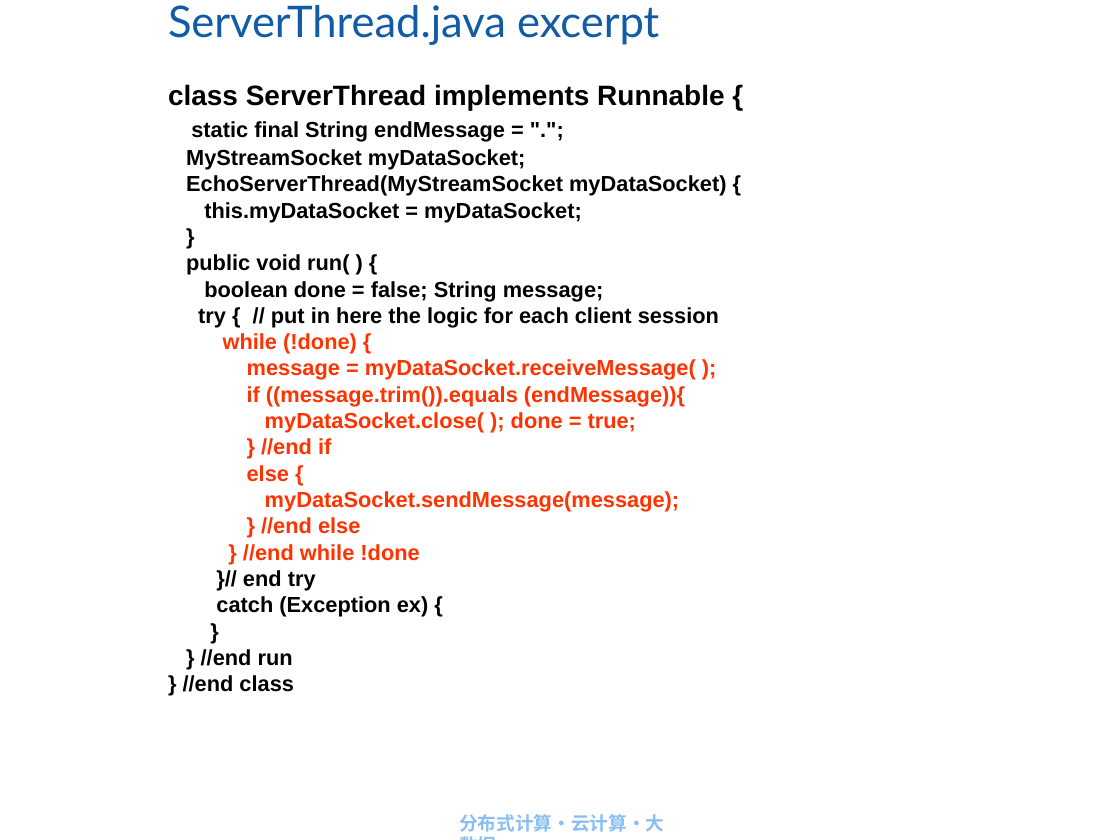
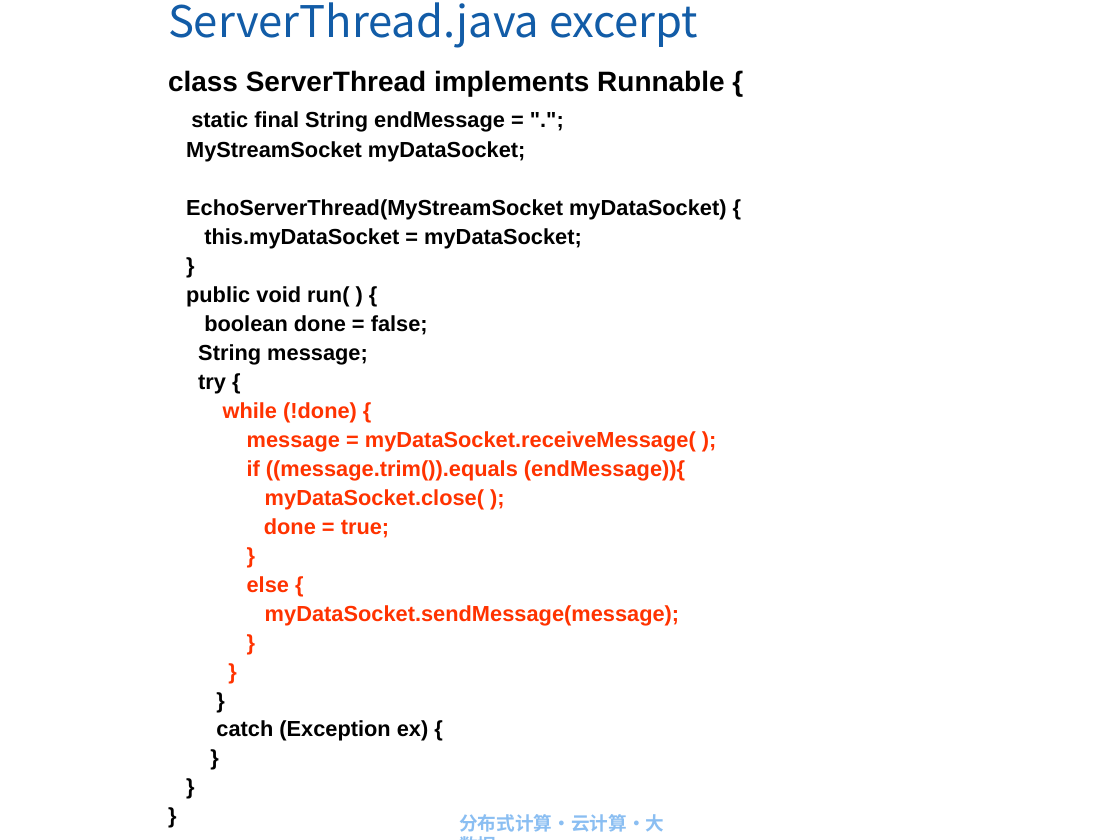
Before and after one commit to IACJ/java-DistributedComputing, a slide deck: slide 44 of ppt/第3章 Socket编程与客户服务器应用开发.ppt. Drawn at 1120x840 pixels with LibreOffice and Linux fonts; fonts in the diff are those of the drawing; background and template pictures are left out. Boxes give left, top, right and bottom in pixels: in the first picture for what was removed or moved away, otherwise in the second. Text is boxed around its words. In the diff, an @@ line names an element or a change of style, - is before the commit and + after.

```diff
--- a/ppt/第3章 Socket编程与客户服务器应用开发.ppt
+++ b/ppt/第3章 Socket编程与客户服务器应用开发.ppt
@@ title "ServerThread.java excerpt" at (x1=168, y1=2, x2=698, y2=48): font Lato to Noto Sans CJK SC @@
@@ text at (x1=168, y1=70, x2=727, y2=741): line spacing 0.8 to 0.9 @@
@@ text "class ServerThread implements Runnable {" moved from (x1=168, y1=84, x2=727, y2=692) to (x1=168, y1=70, x2=727, y2=741) @@
@@ text at (x1=198, y1=315, x2=428, y2=394): text changed @@
-boolean done = false; String message;
-try { // put in here the logic for each client session
+boolean done = false;
+String message;
+try {
@@ text at (x1=264, y1=489, x2=484, y2=538): text changed @@
-myDataSocket.close( ); done = true;
-} //end if
+myDataSocket.close( );
+done = true;
+}
@@ text at (x1=243, y1=517, x2=419, y2=591): text changed @@
-} //end else
-} //end while !done
-}// end try
+}
+}
+}
@@ text at (x1=183, y1=649, x2=294, y2=692): text changed @@
-} //end run
-} //end class
+}
+}
```
Also in this commit, not shown: 35 other slides changed, 46 other files.
